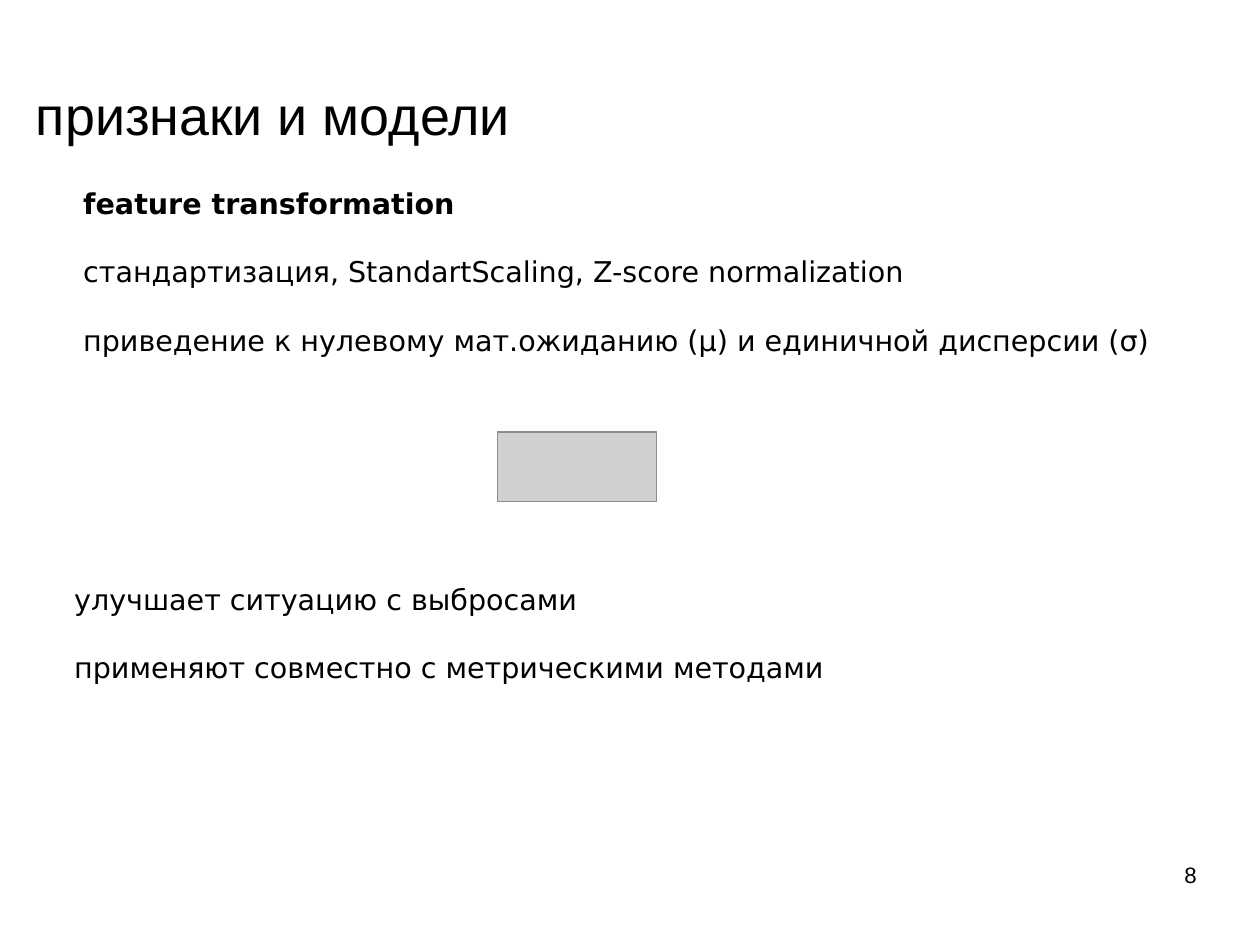
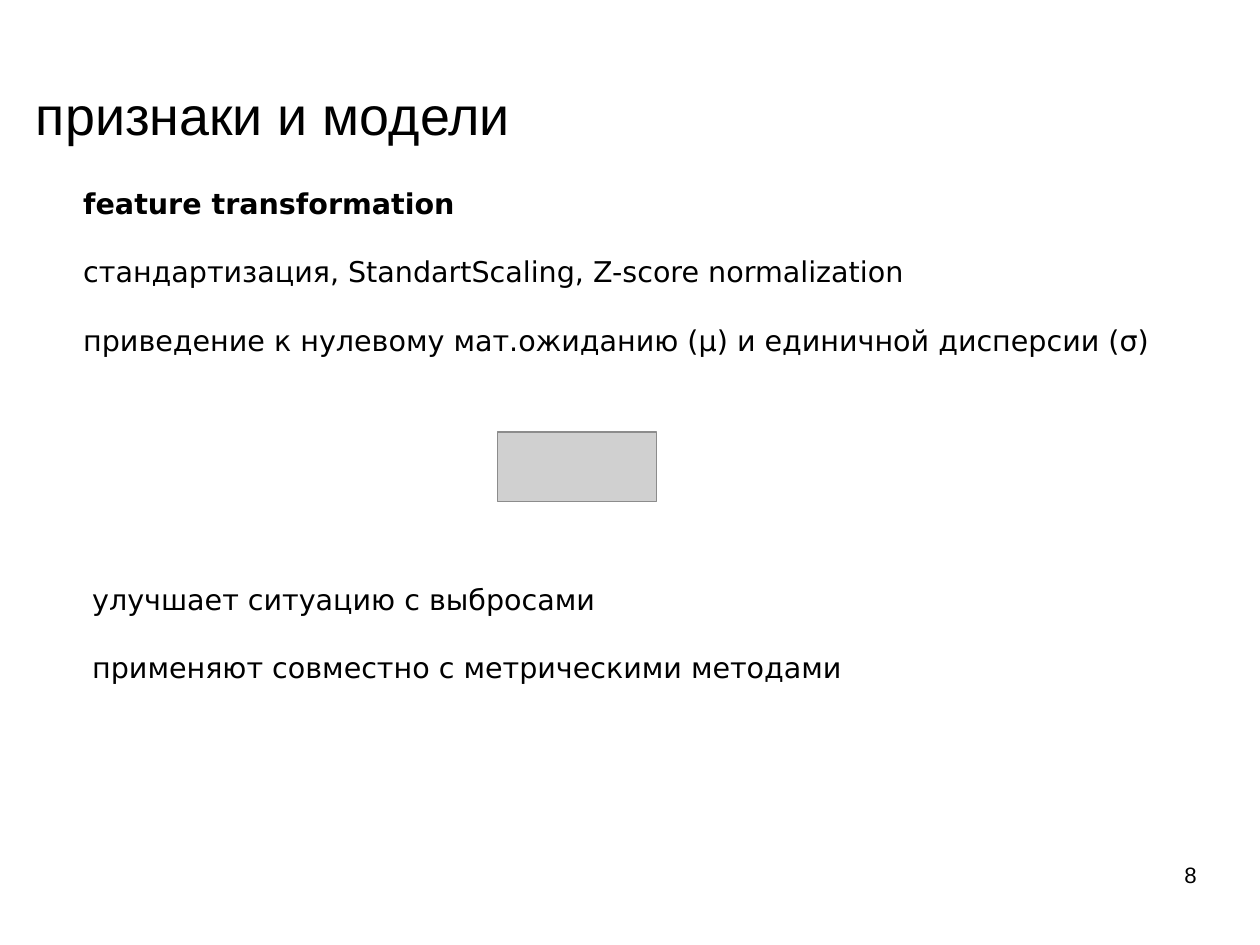
Before and after one commit to mechanoid5/ml_lectorium_legacy, a slide deck: slide 8 of 07-fetch-model.odp. Drawn at 1260x945 pixels with LibreOffice and Linux fonts; fonts in the diff are those of the drawing; grey boxes stand for pictures; background and template pictures are left out. Boxes give left, top, right and bottom in pixels: in the first picture for what was removed or moved away, otherwise in the second. Text is boxed around its words. In the diff, an @@ line names an element or a change of style, - is before the commit and + after.

```diff
--- a/07-fetch-model.odp
+++ b/07-fetch-model.odp
@@ text "улучшает ситуацию с выбросами": place and size @@
-text "улучшает ситуацию с выбросами" at [74, 588, 824, 684]
+text "улучшает ситуацию с выбросами" at [92, 588, 842, 684]
```
Also in this commit, not shown: 1 other slide changed, 3 other files.
